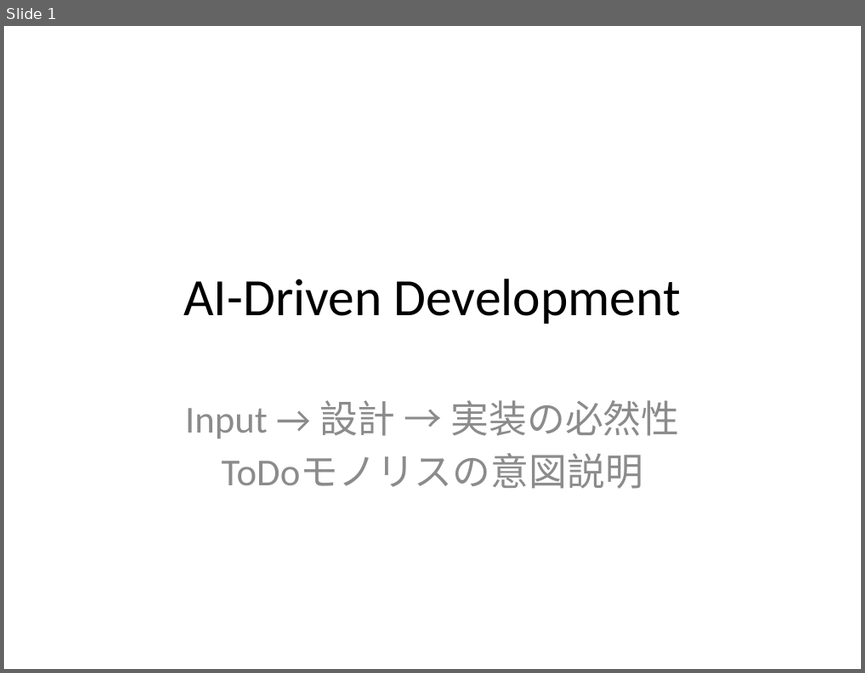
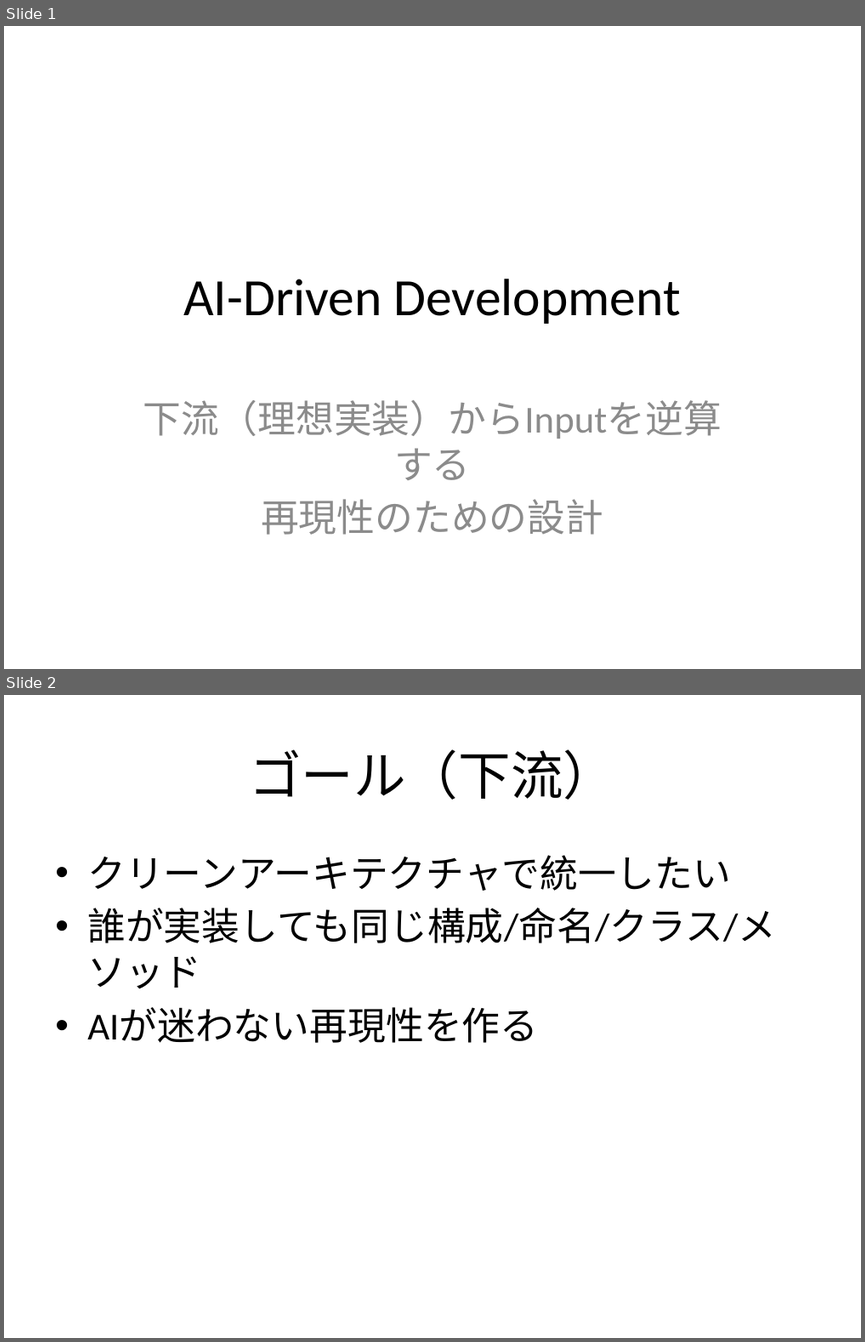
Before and after one commit to ttoaistudio/ai-driven-development, a slide deck: slides/ai-driven-development-intent.pptx. Shown one above the other, each under a label of ours: slide 1 before the commit, slides 1 and 2 after it. The pictures are 865x673 and 865x1342 pixels, drawn with LibreOffice and Linux fonts; fonts in the diff are those of the drawing. Boxes give left, top, right and bottom in pixels: in the first picture for what was removed or moved away, otherwise in the second. Text is boxed around its words. In the diff, an @@ line names an element or a change of style, - is before the commit and + after.

```diff
--- a/slides/ai-driven-development-intent.pptx
+++ b/slides/ai-driven-development-intent.pptx
@@ slide 2 added at (x1=4, y1=695, x2=861, y2=1338), background #FFFFFF @@
@@ title added at (x1=249, y1=749, x2=615, y2=800), 44 pt, text #000000 @@
+ゴール（下流）
@@ text added at (x1=87, y1=855, x2=776, y2=1043), 32 pt, text #000000 @@
+• クリーンアーキテクチャで統一したい
+• 誰が実装しても同じ構成/命名/クラス/メソッド
+• AIが迷わない再現性を作る
@@ slide 1 changed as well @@
@@ subtitle at (x1=143, y1=400, x2=721, y2=534): text changed @@
-Input → 設計 → 実装の必然性
-ToDoモノリスの意図説明
+下流（理想実装）からInputを逆算する
+再現性のための設計
```
Also in this commit, not shown: 2 other slides changed, 5 other slides added, 6 slides removed, 5 other files.
